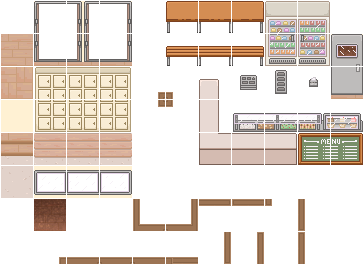
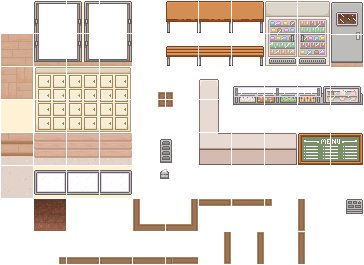
Two versions of the same layered image (364 x 265). Layer-by-layer changes:
painted on "HFP" over [331, 2, 363, 66]
painted on "Floorboards" (8th of 8, in "Classroom Tiles" › "New Tiles" › "Floor Plan Tiles" › "Cafeteria" › "Door") over [331, 35, 363, 99]
painted on "Lunch Trays" over [240, 75, 363, 214]
painted on "Cutlery Tubs" over [160, 70, 287, 163]
painted on "Napkins" (2nd of 2, in "Classroom Tiles" › "New Tiles" › "Floor Plan Tiles" › "Cafeteria" › "Counter Things") over [160, 77, 318, 179]
painted on "From selection" (19th of 35, in "Classroom Tiles" › "New Tiles" › "Floor Plan Tiles" › "Cafeteria" › "Buffet") over [233, 86, 264, 132]
painted on "From selection" (20th of 35, in "Classroom Tiles" › "New Tiles" › "Floor Plan Tiles" › "Cafeteria" › "Buffet") over [265, 86, 297, 132]
painted on "From selection" (21st of 35, in "Classroom Tiles" › "New Tiles" › "Floor Plan Tiles" › "Cafeteria" › "Buffet") over [298, 86, 330, 132]
painted on "Layer 286" (2nd of 2, in "Classroom Tiles" › "New Tiles" › "Floor Plan Tiles" › "Cafeteria" › "Buffet") over [331, 86, 363, 132]
